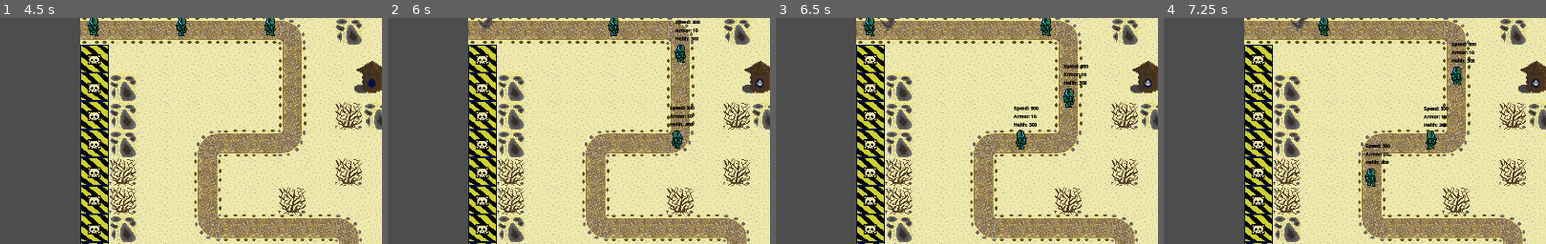
Above: before the commit, frames 1-4 (left to right).
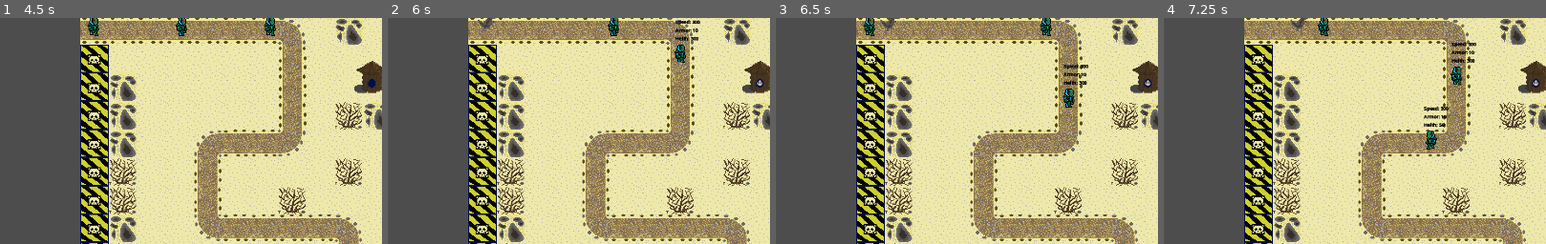
Above: after the commit, the same moments.

Repository: viselogya/FAMCS_TD_GAME_GODOT
Game: Godot game, scene res://menu.tscn
The game is run twice, just before and just after one commit, with the same random seed, the same clock (stepped at 60 frames per second) and the same inputs.
Inputs:
- Up to frame 1 (4.5 s): click "Play" at 0.5 s; click "Level 1" at 1.25 s; tap Enter at 2 s
- Up to frame 2 (6 s): no input
- Up to frame 3 (6.5 s): no input
- Up to frame 4 (7.25 s): no input
The pictures show only the part of the screen within x 5-55%, y 20-70%; the shares and areas given below are measured in that part.

Frame 1 is identical in both runs. In frame 2, 0.4% of the frame differs, in the area x 73-81%, y 38-58%; in frame 3, 0.4%; in frame 4, 0.5%, in the area x 52-74%, y 46-75%.

Commit message:
* добавил анимацию башне * теперь наносит урон непосредственно пуля * немного поменял Enemy.gd

Diff:
--- a/Enemies/Enemy.gd
+++ b/Enemies/Enemy.gd
@@ -3,8 +3,6 @@
 class_name Enemy
 
 var previous_position: Vector2
-
-@onready var animated_sprites: Array = []
 
 @export var Speed: float: set = set_speed, get = get_speed
 @export var Armor: float: set = set_armor, get = get_armor
@@ -16,9 +14,6 @@
 	$unit_stats/Vbox/Helth.set_text("Helth: " + str(Helth))
 
 	previous_position = global_position
-	for child in get_children():
-		if child is AnimatedSprite2D:
-			animated_sprites.append(child)
 
 func _process(delta):
 	set_progress(get_progress() + Speed * delta)
@@ -26,11 +21,11 @@
 	var direction = current_position - previous_position
 	previous_position = current_position
 
-	for sprite in animated_sprites:
-		EnemyRotation(sprite, direction)
-		update_debug_setting()
+	var sprite = get_child(0)
+	EnemyRotation(sprite, direction)
+	update_debug_setting()
 
-	if get_progress_ratio() == 1:
+	if get_progress_ratio() == 1 or get_helth() == 0:
 		queue_free()
 
 
--- a/Enemies/EnemyDinosaur.tscn
+++ b/Enemies/EnemyDinosaur.tscn
@@ -53,7 +53,7 @@
 
 [node name="HitBox" type="Area2D" parent="."]
 collision_layer = 4
-collision_mask = 2
+collision_mask = 10
 
 [node name="CollisionShape2D" type="CollisionShape2D" parent="HitBox"]
 position = Vector2(0, -4.5)
--- a/Enemies/EnemyRobot.tscn
+++ b/Enemies/EnemyRobot.tscn
@@ -54,7 +54,7 @@
 
 [node name="HItBox" type="Area2D" parent="."]
 collision_layer = 4
-collision_mask = 2
+collision_mask = 10
 
 [node name="CollisionShape2D" type="CollisionShape2D" parent="HItBox"]
 position = Vector2(-4.5, 13.5)
--- a/Enemies/EnemyStoneGolem.tscn
+++ b/Enemies/EnemyStoneGolem.tscn
@@ -53,7 +53,7 @@
 
 [node name="HitBox" type="Area2D" parent="."]
 collision_layer = 4
-collision_mask = 2
+collision_mask = 10
 
 [node name="CollisionShape2D" type="CollisionShape2D" parent="HitBox"]
 position = Vector2(0, 1.5)
--- a/Towers/tower.gd
+++ b/Towers/tower.gd
@@ -9,7 +9,14 @@
 
 var current_state = states.PASSIVE
 
+@export var reload_time: float
+
+var loaded = true
 var watching_enemies = []
+
+@onready var reload_timer = $reload_timer
+
+var bullet_scene = preload("res://Towers/wooden_tower/wooden_bullet.tscn")
 
 func _ready():
 	pass # Replace with function body.
@@ -19,13 +26,27 @@
 	if watching_enemies.is_empty() == false:
 		current_state = states.ACTIVE
 		$animation_wooden_tower.set_animation("active")
+		if loaded == true:
+			shoot(watching_enemies[0])
 	else:
 		current_state = states.PASSIVE
 		$animation_wooden_tower.set_animation("passive")
 
+func shoot(attack_obj : Enemy):
+	var bullet = bullet_scene.instantiate()
+	add_child(bullet)
+
+	bullet.global_position = bullet.global_position
+	bullet.shoot_towards(attack_obj.global_position, attack_obj)
+
+	loaded = false
+	reload_timer.start(reload_time)
 
 func _on_visibility_radius_area_entered(area):
 	watching_enemies.append(area.get_parent())
 
 func _on_visibility_radius_area_exited(area):
 	watching_enemies.erase(area.get_parent())
+
+func _on_reload_timer_timeout():
+	loaded = true
--- /dev/null
+++ b/Towers/wooden_tower/wooden_bullet.gd
@@ -0,0 +1,29 @@
+extends Node2D
+
+@export var speed: float = 1200.0
+@export var damage: float = 250.0
+
+var velocity = Vector2.ZERO
+
+@onready var EnemyObj : Enemy
+
+func shoot_towards(target_position: Vector2, Enemy_target : Enemy):
+	# Вычисляем направление и скорость
+	velocity = (target_position - global_position).normalized() * speed
+	EnemyObj = Enemy_target
+
+func _process(delta):
+	global_position += velocity * delta
+
+	# Удаляем пулю, если она выходит за пределы экрана
+	if is_outside_screen():
+		queue_free()
+
+func is_outside_screen() -> bool:
+	var viewport_rect = get_viewport().get_visible_rect()
+	return not viewport_rect.has_point(global_position)
+
+
+func _on_area_2d_area_entered(area):
+	EnemyObj.take_damage(damage)
+	queue_free()
--- /dev/null
+++ b/Towers/wooden_tower/wooden_bullet.tscn
@@ -0,0 +1,27 @@
+[gd_scene load_steps=4 format=3 uid="uid://dre3u8dak1dcd"]
+
+[ext_resource type="Texture2D" uid="uid://c0mcnts0xqmt4" path="res://Towers/12.png" id="1_udym7"]
+[ext_resource type="Script" path="res://Towers/wooden_tower/wooden_bullet.gd" id="2_tlyvh"]
+
+[sub_resource type="CircleShape2D" id="CircleShape2D_5g12u"]
+radius = 6.0
+
+[node name="wooden_bullet" type="Node2D"]
+script = ExtResource("2_tlyvh")
+
+[node name="Sprite2D" type="Sprite2D" parent="."]
+position = Vector2(1, 13)
+scale = Vector2(0.5, 0.5)
+texture = ExtResource("1_udym7")
+
+[node name="Area2D" type="Area2D" parent="."]
+light_mask = 0
+collision_layer = 8
+collision_mask = 4
+
+[node name="CollisionShape2D" type="CollisionShape2D" parent="Area2D"]
+position = Vector2(0, 12)
+shape = SubResource("CircleShape2D_5g12u")
+one_way_collision_margin = 0.0
+
+[connection signal="area_entered" from="Area2D" to="." method="_on_area_2d_area_entered"]
--- a/Towers/wooden_tower.tscn
+++ b/Towers/wooden_tower/wooden_tower.tscn
@@ -27,7 +27,8 @@
 }]
 
 [node name="wooden_tower" type="Node2D"]
-script = ExtResource("1_pjgq4")
+script = ExtResource("1_pacw5")
+reload_time = 1.0
 
 [node name="visibility_radius" type="Area2D" parent="."]
 collision_layer = 2
@@ -42,5 +43,9 @@
 animation = &"passive"
 autoplay = "passive"
 
+[node name="reload_timer" type="Timer" parent="."]
+one_shot = true
+
 [connection signal="area_entered" from="visibility_radius" to="." method="_on_visibility_radius_area_entered"]
 [connection signal="area_exited" from="visibility_radius" to="." method="_on_visibility_radius_area_exited"]
+[connection signal="timeout" from="reload_timer" to="." method="_on_reload_timer_timeout"]
--- a/level_1.tscn
+++ b/level_1.tscn
@@ -11,7 +11,7 @@
 [ext_resource type="Texture2D" uid="uid://ej4w456ew3r2" path="res://FAMCS.TD_design-main/2.3.png" id="8_t0bi8"]
 [ext_resource type="Texture2D" uid="uid://binjwwffve2kh" path="res://FAMCS.TD_design-main/2.png" id="9_q0n64"]
 [ext_resource type="Texture2D" uid="uid://cldrjpwxbkq1i" path="res://FAMCS.TD_design-main/4.png" id="10_528gp"]
-[ext_resource type="PackedScene" uid="uid://bxldiw7ie4lpy" path="res://Towers/wooden_tower.tscn" id="12_2tr2n"]
+[ext_resource type="PackedScene" uid="uid://bxldiw7ie4lpy" path="res://Towers/wooden_tower/wooden_tower.tscn" id="12_2tr2n"]
 
 [sub_resource type="TileSetAtlasSource" id="TileSetAtlasSource_v5slp"]
 texture = ExtResource("2_lh35s")
Binary file removed: Towers/eiffel_tower/9.b.png
Not shown, removed: Towers/eiffel_tower/9.b.png.import
Binary file removed: Towers/wooden_tower/7.1.png
Not shown, removed: Towers/wooden_tower/7.1.png.import
Not shown: 3 places in Towers/wooden_tower/wooden_tower.tscn that only renumber resources
